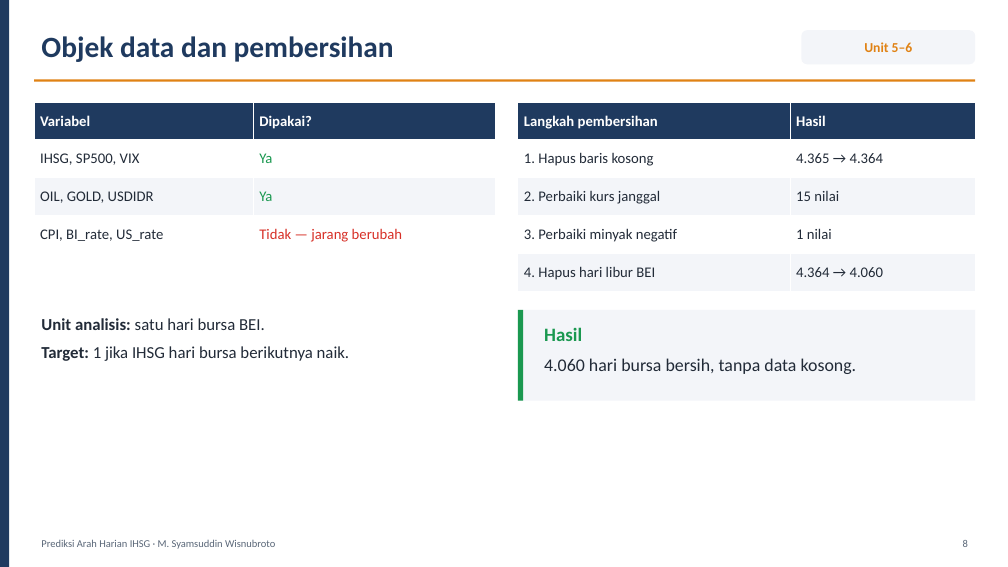
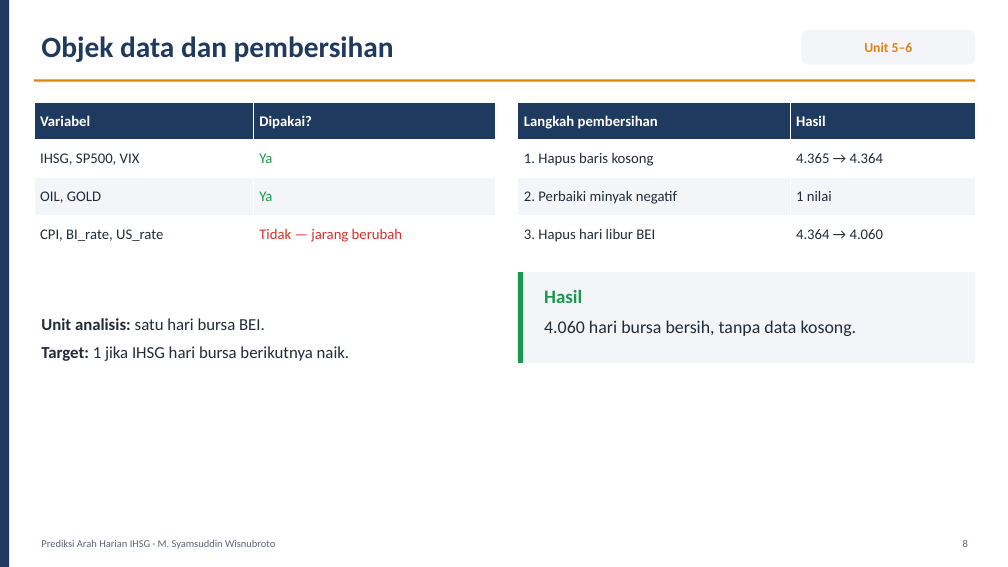
Before and after one commit to syamsuddinexcellent/portfolio-ilmuwan-data, a slide deck: slide 8 of presentation/Presentasi_Ilmuwan_Data_Syamsuddin_Wisnubroto.pptx. Drawn at 1008x567 pixels with LibreOffice and Linux fonts; fonts in the diff are those of the drawing. Boxes give left, top, right and bottom in pixels: in the first picture for what was removed or moved away, otherwise in the second. Text is boxed around its words. In the diff, an @@ line names an element or a change of style, - is before the commit and + after.

```diff
--- a/presentation/Presentasi_Ilmuwan_Data_Syamsuddin_Wisnubroto.pptx
+++ b/presentation/Presentasi_Ilmuwan_Data_Syamsuddin_Wisnubroto.pptx
@@ table at bbox=[34, 102, 495, 253] @@
-row 3, column 1: OIL, GOLD, USDIDR
+row 3, column 1: OIL, GOLD
@@ table at bbox=[518, 102, 975, 253] @@
-row 3: 2. Perbaiki kurs janggal | 15 nilai
-row 4: 3. Perbaiki minyak negatif | 1 nilai
-row 5: 4. Hapus hari libur BEI | 4.364 → 4.060
+row 3: 2. Perbaiki minyak negatif | 1 nilai
+row 4: 3. Hapus hari libur BEI | 4.364 → 4.060
@@ 2 rectangles, 1 text: place and size @@
-2 rectangles, 1 text at bbox=[518, 310, 975, 401]
+2 rectangles, 1 text at bbox=[518, 272, 975, 363]
```
Also in this commit, not shown: 8 other slides changed, 36 other files.
